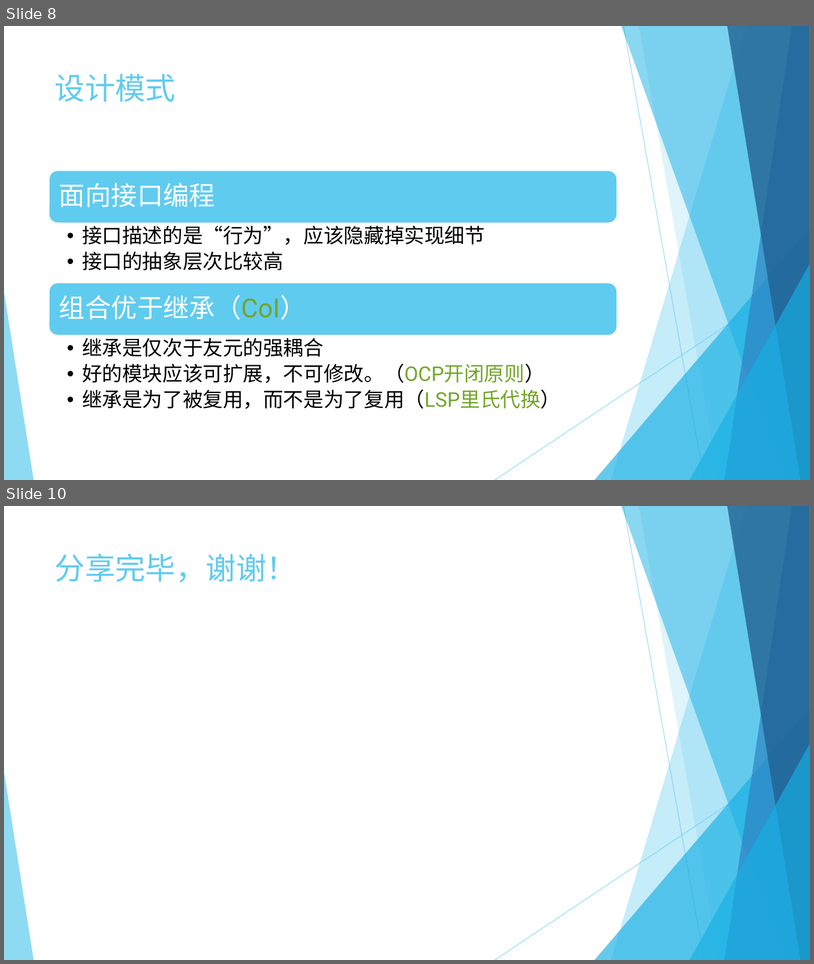
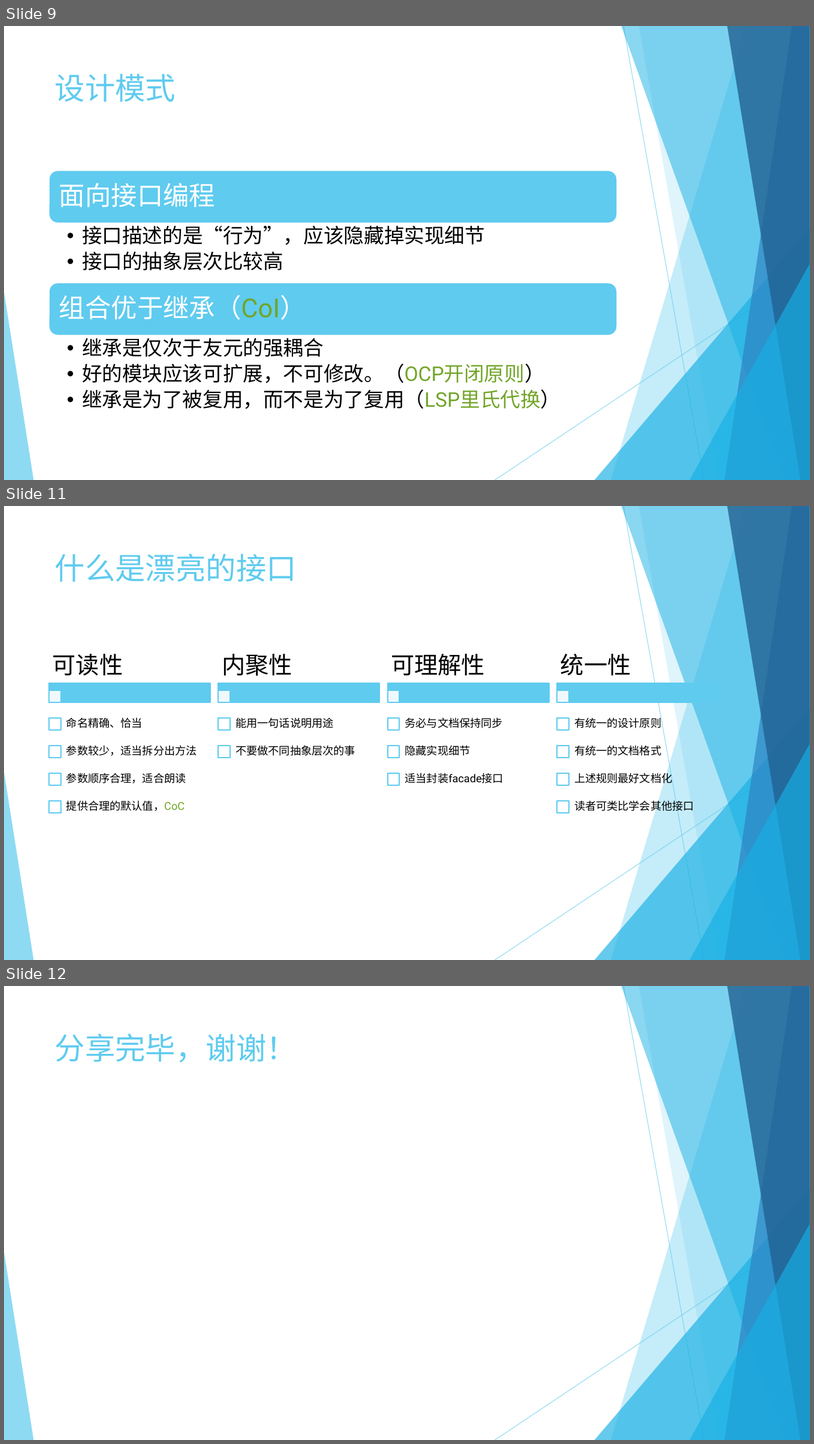
Before and after one commit to jingyanjiaoliu/others, a slide deck: Angular系列讲座 - 软件设计的原则串讲.pptx. Shown one above the other, each under a label of ours: slides 8 and 10 before the commit, slides 9, 11 and 12 after it; the slides between them are not shown. The pictures are 814x964 and 814x1444 pixels, drawn with LibreOffice and Linux fonts; fonts in the diff are those of the drawing. Boxes give left, top, right and bottom in pixels: in the first picture for what was removed or moved away, otherwise in the second. Text is boxed around its words. In the diff, an @@ line names an element or a change of style, - is before the commit and + after.

```diff
--- a/Angular系列讲座 - 软件设计的原则串讲.pptx
+++ b/Angular系列讲座 - 软件设计的原则串讲.pptx
@@ slide 11 added at [4,506,810,960], background #FFFFFF; not listed: 10 template elements that a slide beside it also shows @@
@@ title added at [55,553,297,582], 36 pt, text #5FCBEF @@
+什么是漂亮的接口
@@ group added at [49,654,719,813]: 21 rectangles, 17 texts @@
+可读性
+命名精确、恰当
+参数较少，适当拆分出方法
+参数顺序合理，适合朗读
+提供合理的默认值，CoC
+内聚性
+能用一句话说明用途
+不要做不同抽象层次的事
+可理解性
+务必与文档保持同步
+隐藏实现细节
+适当封装facade接口
+统一性
+有统一的设计原则
+有统一的文档格式
+上述规则最好文档化
+读者可类比学会其他接口
@@ what was slide 8 is now slide 9 @@
@@ what was slide 10 is now slide 12 @@
```
Also in this commit, not shown: 4 slides changed, 1 other slide added, 11 other files.
